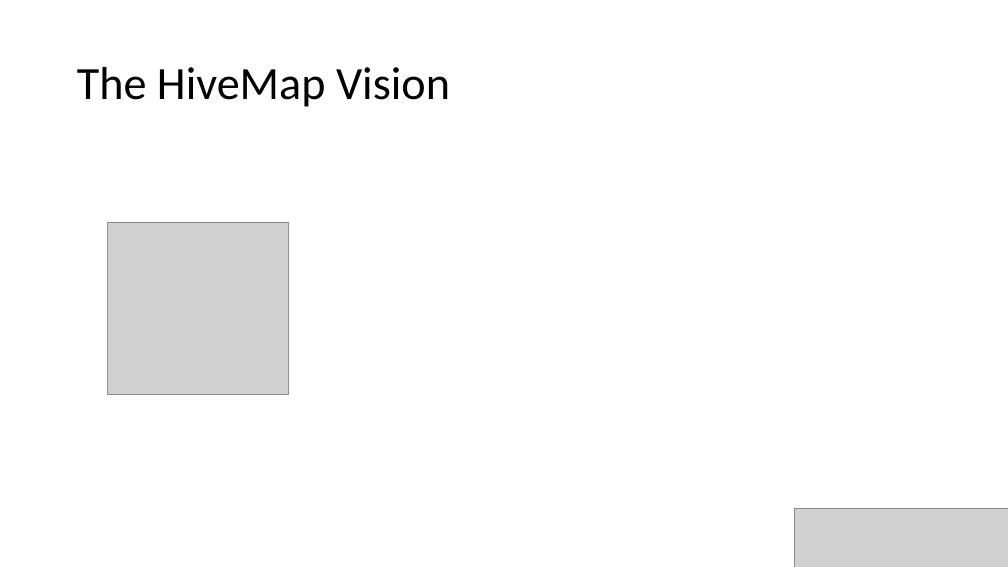
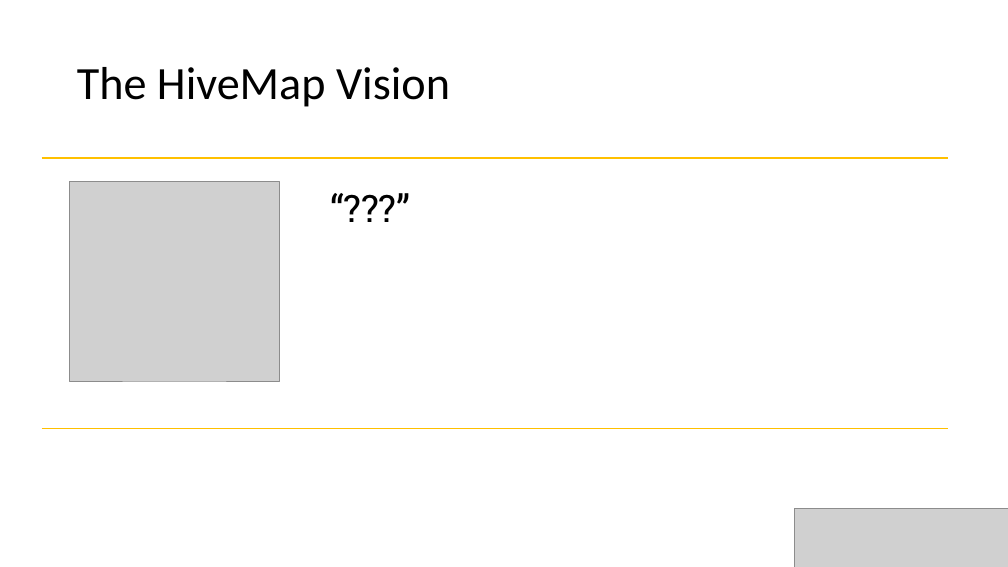
Before and after one commit to gregjhansell97/hive-map, a slide deck: slide 2 of presentation.pptx. Drawn at 1008x567 pixels with LibreOffice and Linux fonts; fonts in the diff are those of the drawing; grey boxes stand for pictures. Boxes give left, top, right and bottom in pixels: in the first picture for what was removed or moved away, otherwise in the second. Text is boxed around its words. In the diff, an @@ line names an element or a change of style, - is before the commit and + after.

```diff
--- a/presentation.pptx
+++ b/presentation.pptx
@@ line added from (42, 158) to (948, 158), #FFC000 1.5 pt @@
@@ picture resized from (x1=107, y1=222, x2=289, y2=395) to (x1=70, y1=181, x2=279, y2=381) @@
@@ text added at (x1=323, y1=181, x2=948, y2=235), 36 pt, text #000000 @@
+“???”
@@ line added from (42, 429) to (948, 429), #FFC000 1.5 pt @@
```
Also in this commit, not shown: 3 slides added, 3 other files.
